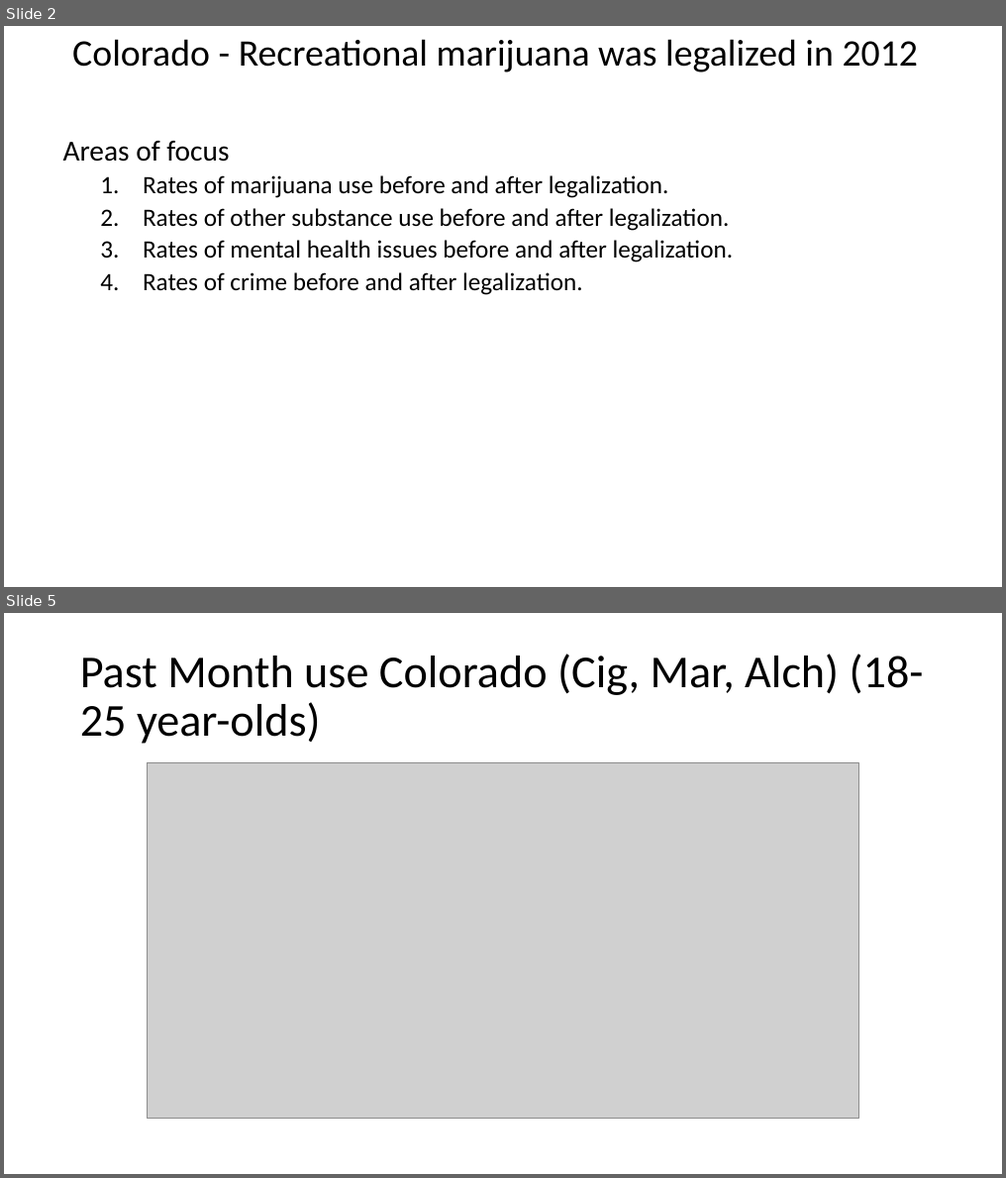
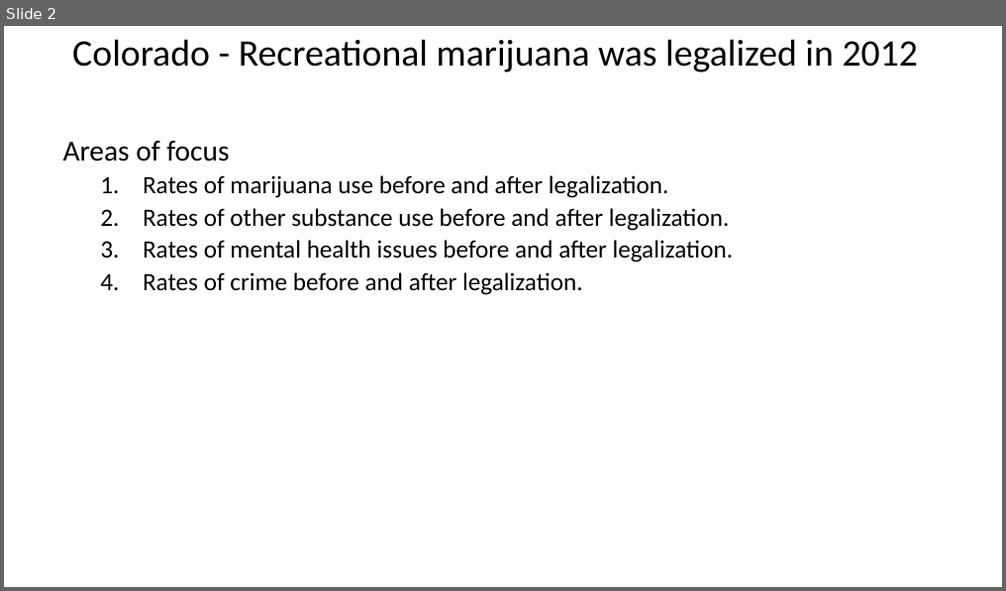
Before and after one commit to zdsteele/Project_1, a slide deck: Outline.pptx. Shown one above the other, each under a label of ours: slides 2 and 5 before the commit, slide 2 after it; the slides between them are not shown. The pictures are 1006x1178 and 1006x591 pixels, drawn with LibreOffice and Linux fonts; fonts in the diff are those of the drawing; grey boxes stand for pictures. Boxes give left, top, right and bottom in pixels: in the first picture for what was removed or moved away, otherwise in the second. Text is boxed around its words. In the diff, an @@ line names an element or a change of style, - is before the commit and + after.

```diff
--- a/Outline.pptx
+++ b/Outline.pptx
@@ slide 5 removed at <box>4,613,1002,1174</box>, background #FFFFFF @@
@@ title removed at <box>80,654,924,744</box> @@
-Past Month use Colorado (Cig, Mar, Alch) (18-25 year-olds)
@@ picture removed at <box>147,762,859,1119</box> @@
```
Also in this commit, not shown: 9 slides added, 7 other slides removed, 12 other files.
